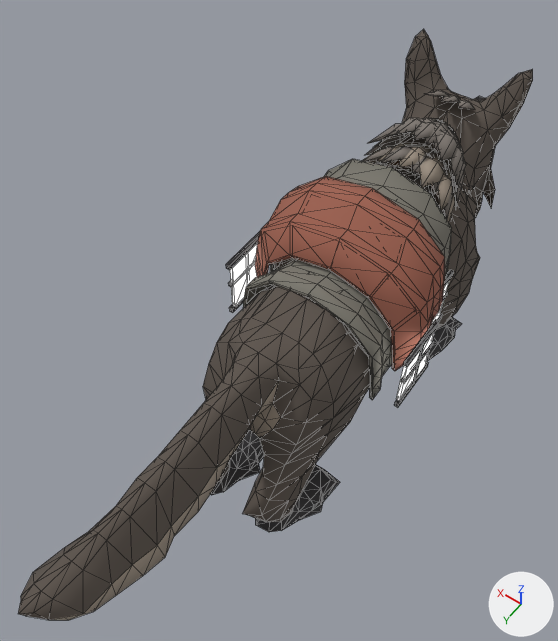
Before and after pictures for a commit that changed the glTF model game/assets/genius/forms/wolf-den-keeper.glb.
Both versions are drawn from a 50 mm camera at (-0.572, 1.03, 1.884) aimed at (0.081, 0.116, 0.448). The lights are fixed; the arrows at lower right show +X, +Y and +Z. The first picture is the older version. Mesh edges are drawn as thin lines. Where no turn or scale is listed for an object, it has been applied to the vertices. Vertices at exactly the same position are counted once.

Objects in the first picture: 'Wolf'.
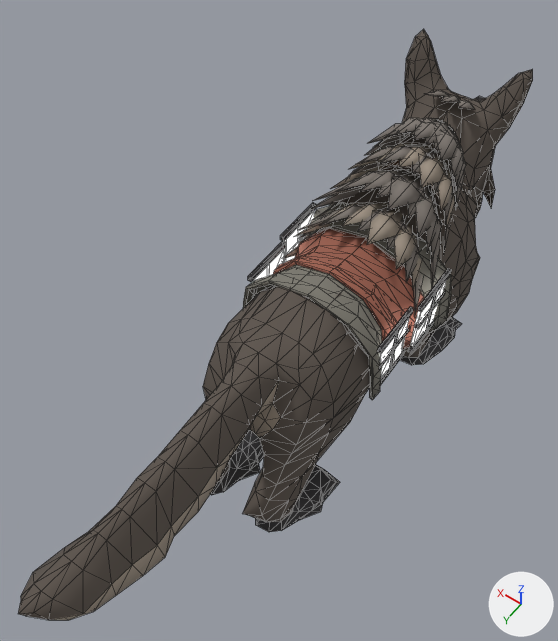
The change, as a list of edits to the scene's bpy script:
```text
Change me_wolf:
    used by ob_wolf; location = (0.0, 0.0, 0.0)
    remove me_wolf.from_pydata(...)  # 2229 vertices, 3930 faces; spans x -0.25..0.25, y -0.74..0.95, z 0.0..0.83
    add me_wolf.from_pydata(...)  # 2229 vertices, 3930 faces; spans x -0.22..0.22, y -0.74..0.95, z 0.0..0.83
    me_wolf part 1: the loose piece of 8 vertices spanning x 0.24..0.25, y -0.04..0.1, z 0.51..0.52 is moved by (-0.06, 0.0, 0.0)
    me_wolf part 2: the loose piece of 8 vertices spanning x 0.24..0.25, y -0.04..0.1, z 0.35..0.36 is moved by (-0.06, 0.0, 0.0)
    me_wolf part 3: the loose piece of 8 vertices spanning x -0.2..-0.19, y -0.19..-0.05, z 0.51..0.52 is moved by (0.01, 0.0, 0.0)
    me_wolf part 4: the loose piece of 8 vertices spanning x -0.25..-0.24, y 0.02..0.03, z 0.36..0.52 is moved by (0.06, 0.0, 0.0)
    me_wolf part 5: the loose piece of 8 vertices spanning x -0.25..-0.24, y -0.04..0.1, z 0.44..0.45 is moved by (0.06, 0.0, 0.0)
    me_wolf part 6: the loose piece of 8 vertices spanning x -0.25..-0.24, y -0.04..0.1, z 0.51..0.52 is moved by (0.06, 0.0, 0.0)
    me_wolf part 7: the loose piece of 8 vertices spanning x -0.25..-0.24, y -0.04..0.1, z 0.35..0.36 is moved by (0.06, 0.0, 0.0)
    me_wolf part 8: the loose piece of 8 vertices spanning x 0.23..0.24, y -0.03..0.09, z 0.36..0.51 is moved by (-0.06, 0.0, 0.0)
    me_wolf part 9: the loose piece of 8 vertices spanning x -0.2..-0.19, y -0.18..-0.06, z 0.36..0.51 is moved by (0.01, 0.0, 0.0)
    me_wolf part 10: the loose piece of 8 vertices spanning x -0.24..-0.23, y -0.03..0.09, z 0.36..0.51 is moved by (0.06, 0.0, 0.0)
    me_wolf part 11: 328 of 2229 vertices moved; they spanned x -0.24..0.24, y -0.21..0.09, z 0.35..0.73 and now span x -0.21..0.21, y -0.21..0.09, z 0.32..0.6; mean shift (0.0, 0.0, -0.09); largest move (-0.22, -0.06, 0.53) -> (-0.16, -0.06, 0.37)
    other edits to the shape of me_wolf do not show in these pictures
```

Pixel boxes [x1, y1, x2, y2] of what changed, in the pictures (558 x 641 px; the box of a moved part takes in the faces that stretch with it):
part 1 of me_wolf, moved or reshaped: before [226, 230, 261, 270]; after [248, 241, 286, 282]
part 2 of me_wolf, moved or reshaped (not visible afterwards): before [229, 299, 244, 313]
part 3 of me_wolf, moved or reshaped: before [444, 269, 454, 286]; after [417, 268, 452, 312]
part 4 of me_wolf, moved or reshaped: before [412, 343, 425, 385]; after [388, 330, 399, 372]
part 5 of me_wolf, moved or reshaped: before [401, 341, 434, 383]; after [379, 328, 409, 369]
part 6 of me_wolf, moved or reshaped: before [403, 319, 440, 367]; after [377, 306, 414, 353]
part 7 of me_wolf, moved or reshaped: before [394, 362, 428, 407]; after [381, 349, 405, 384]
part 8 of me_wolf, moved or reshaped: before [230, 242, 258, 307]; after [252, 249, 284, 295]
part 9 of me_wolf, moved or reshaped: before [432, 281, 449, 323]; after [410, 279, 447, 347]
part 10 of me_wolf, moved or reshaped: before [396, 332, 434, 400]; after [380, 318, 409, 379]
part 11 of me_wolf, moved or reshaped: before [246, 159, 452, 400]; after [246, 202, 451, 400]
